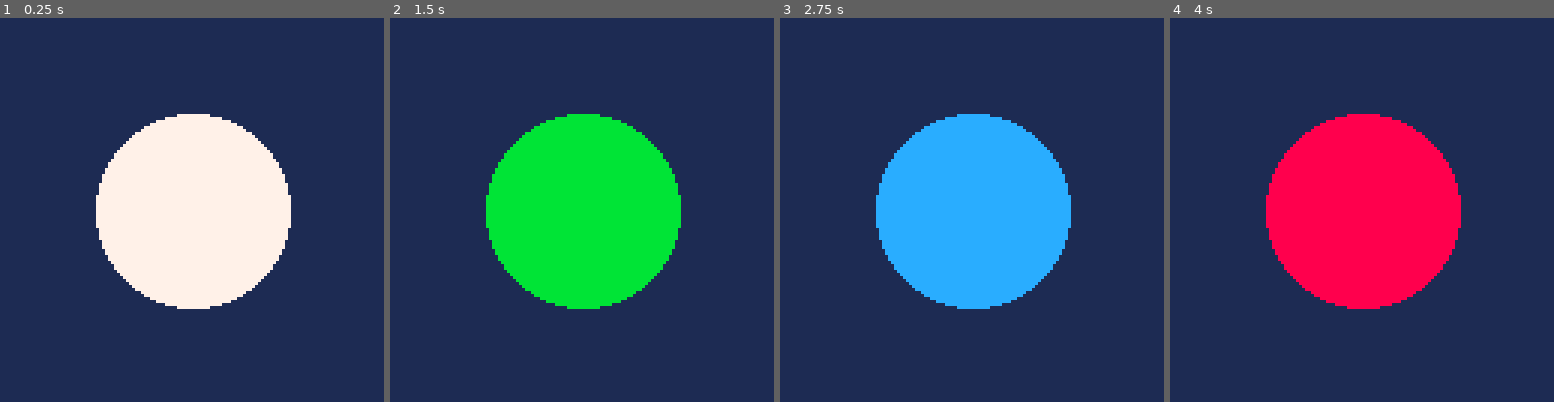
Above: before the commit, frames 1-4 (left to right).
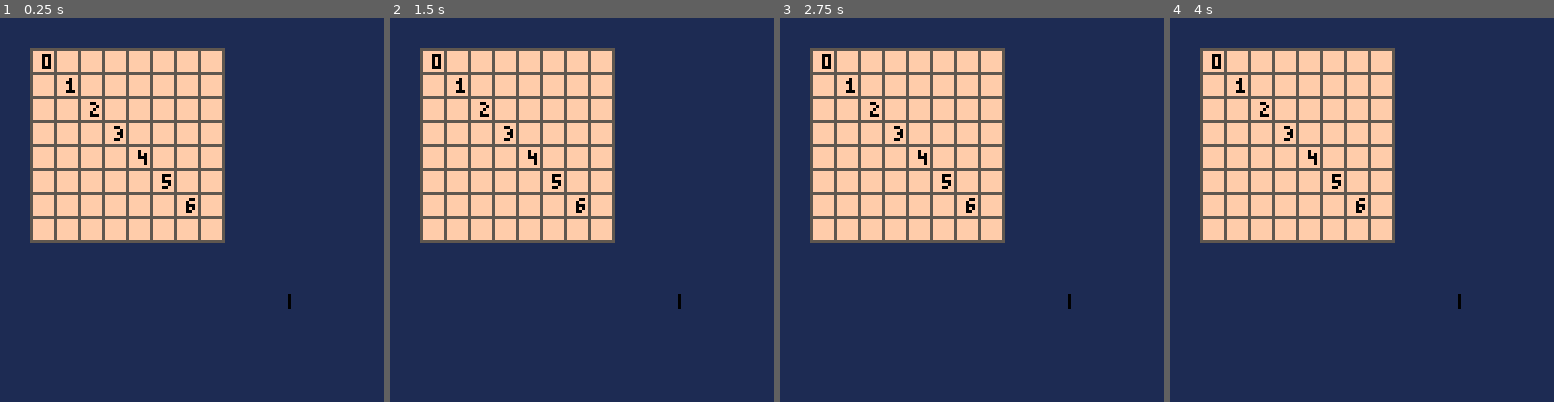
Above: after the commit, the same moments.

Repository: zommerfelds/ldjam57-p8sweeper
Game: PICO-8 cartridge p8sweeper.p8
Two runs of this game, one before a commit and one after it. Both use one fixed random seed, a clock stepped at 60 frames per second and the inputs below.
Inputs:
- Up to frame 1 (0.25 s): no input
- Up to frame 2 (1.5 s): tap X (X key) at 0.33, 1.07 s
- Up to frame 3 (2.75 s): tap X (X key) at 1.85 s
- Up to frame 4 (4 s): tap X (X key) at 2.97 s

The runs differ from the first frame. In frame 1, 36% of the frame differs, in the area x 7-76%, y 7-76%; in frame 2, 36%; in frame 3, 36%; in frame 4, 36%.

Commit message:
Draw grid and numbers

Diff:
--- a/game.lua
+++ b/game.lua
@@ -1,6 +1,11 @@
+grid_offset_x = 10
+grid_offset_y = 10
+grid_width = 8
+grid_height = 8
+
 function _init()
-  -- always start on white
-  col = 7
+  -- white is transparent
+  palt(0B0000000100000000)
 end
 
 function _update()
@@ -10,5 +15,24 @@
 
 function _draw()
   cls(1)
-  circfill(64, 64, 32, col)
+  --rectfill(0, 0, 127, 127, 2)
+  rectfill(grid_offset_x, grid_offset_y, grid_offset_x + grid_width * 8, grid_offset_y + grid_height * 8, 15)
+  for i = 0, 8 do
+    local x = grid_offset_x + i * grid_width
+    for j = 0, 8 do
+      local y = grid_offset_y + j * grid_height
+      line(x, grid_offset_y, x, grid_offset_y + grid_width * 8, 5) -- vertical lines
+      line(grid_offset_x, y, grid_offset_x + grid_width * 8, y, 5) -- horizontal lines
+    end
+  end
+
+  for i = 0, 10 do
+    draw_number(i, i, i)
+  end
 end
+
+function draw_number(grid_x, grid_y, number)
+  local x = grid_offset_x + grid_x * grid_width + 4
+  local y = grid_offset_y + grid_y * grid_height + 2
+  sspr(3 * number, 0, 3, 5, x, y)
+end
